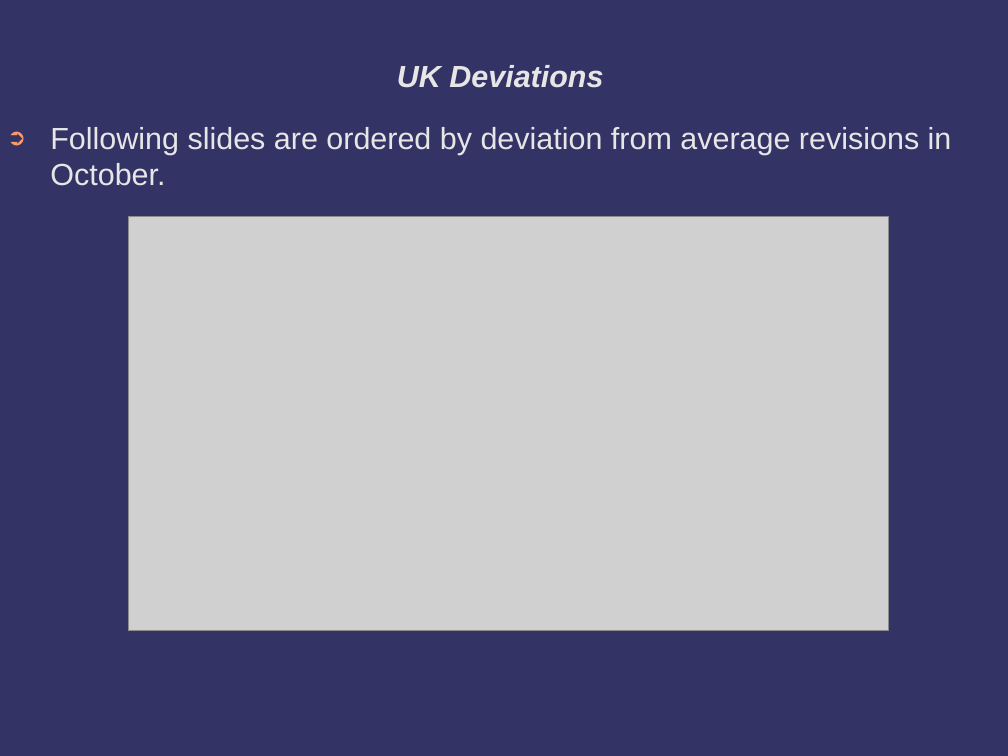
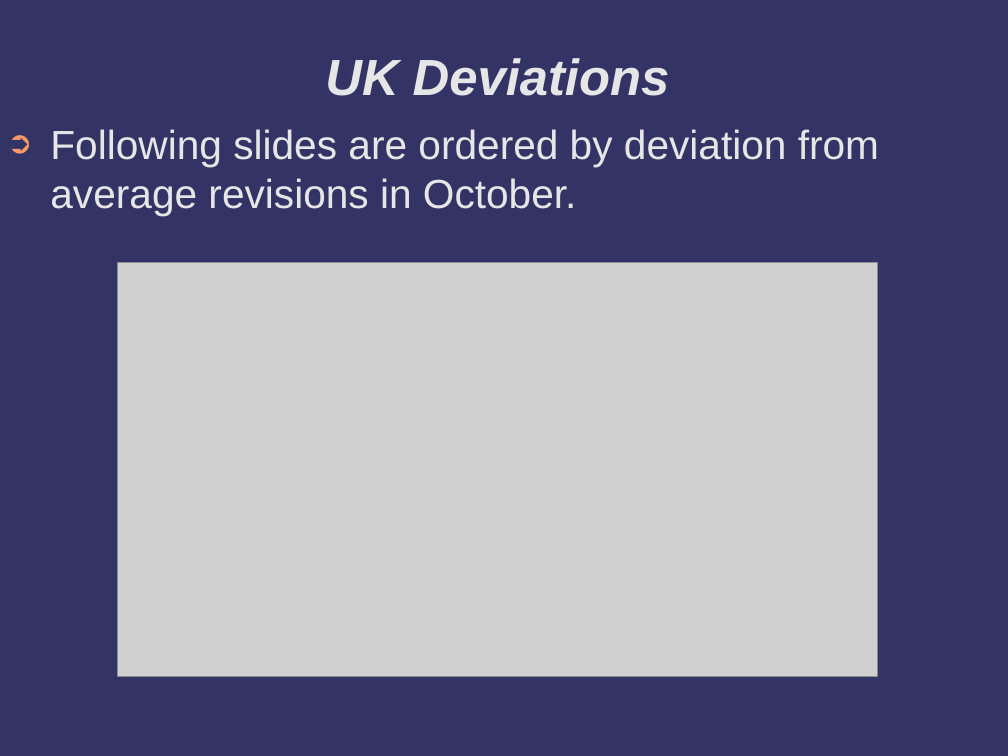
Before and after one commit to TMickle/Project1, a slide deck: slide 18 of project1.odp. Drawn at 1008x756 pixels with LibreOffice and Linux fonts; fonts in the diff are those of the drawing; grey boxes stand for pictures; background and template pictures are left out. Boxes give left, top, right and bottom in pixels: in the first picture for what was removed or moved away, otherwise in the second. Text is boxed around its words. In the diff, an @@ line names an element or a change of style, - is before the commit and + after.

Commit message:
added pdf format powerpoint

```diff
--- a/project1.odp
+++ b/project1.odp
@@ title "UK Deviations" at (325,58,670,96): size 24 to 40 pt @@
@@ text "Following slides are ordered by ..." at (50,129,879,216): size 24 to 32 pt @@
@@ picture: place and size @@
-picture at (128,217,888,631)
+picture at (118,263,878,677)
```
Also in this commit, not shown: 21 other slides changed, 1 slide added, 1 slide removed, 2 other files.
